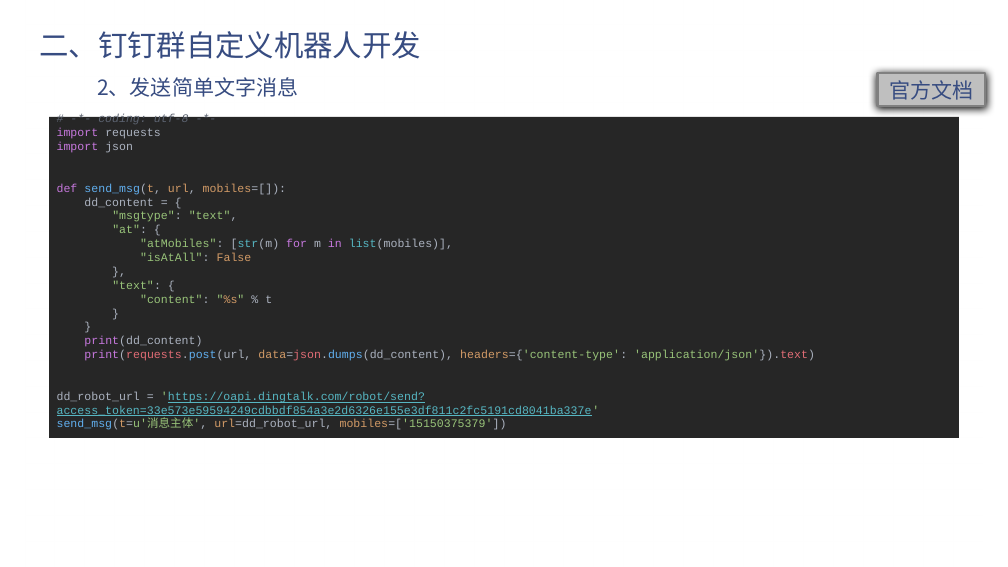
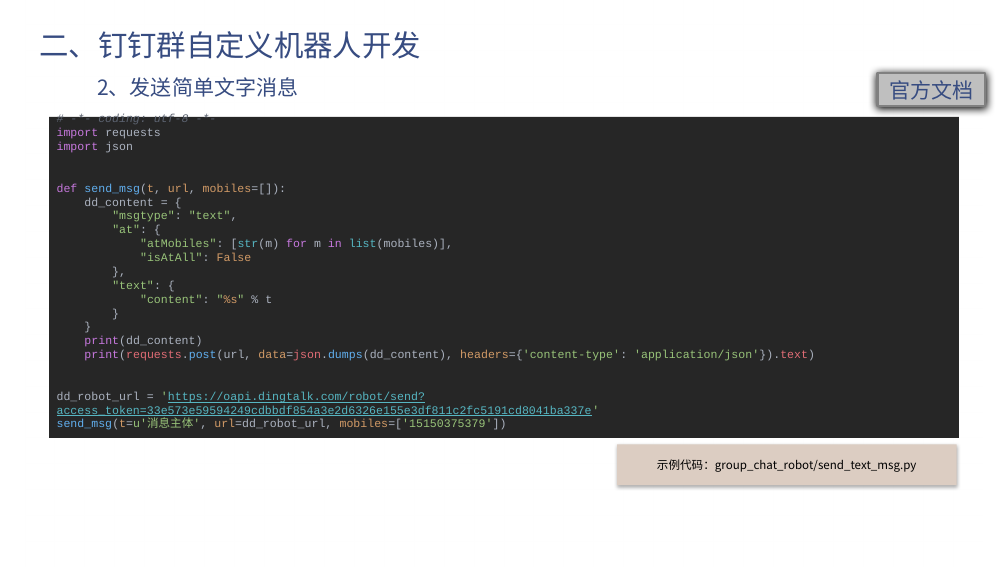
Before and after one commit to e271828182/dd_talk, a slide deck: slide 7 of 钉钉机器人.pptx. Drawn at 1008x567 pixels with LibreOffice and Linux fonts; fonts in the diff are those of the drawing; background and template pictures are left out. Boxes give left, top, right and bottom in pixels: in the first picture for what was removed or moved away, otherwise in the second. Text is boxed around its words. In the diff, an @@ line names an element or a change of style, - is before the commit and + after.

```diff
--- a/钉钉机器人.pptx
+++ b/钉钉机器人.pptx
@@ rectangle added at (x1=617, y1=445, x2=957, y2=485), fill #DCCDC2, 11 pt, text #000000 @@
+示例代码：group_chat_robot/send_text_msg.py
```
Also in this commit, not shown: 8 other slides changed, 2 slides added, 1 slide removed, 1 other file.
